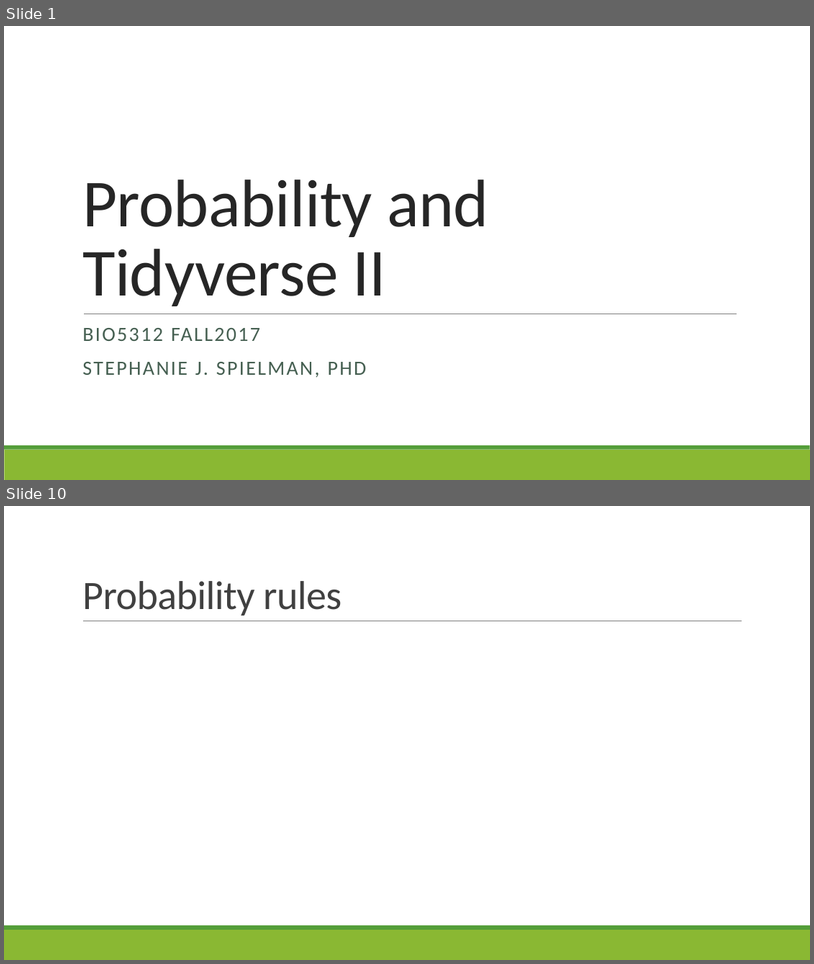
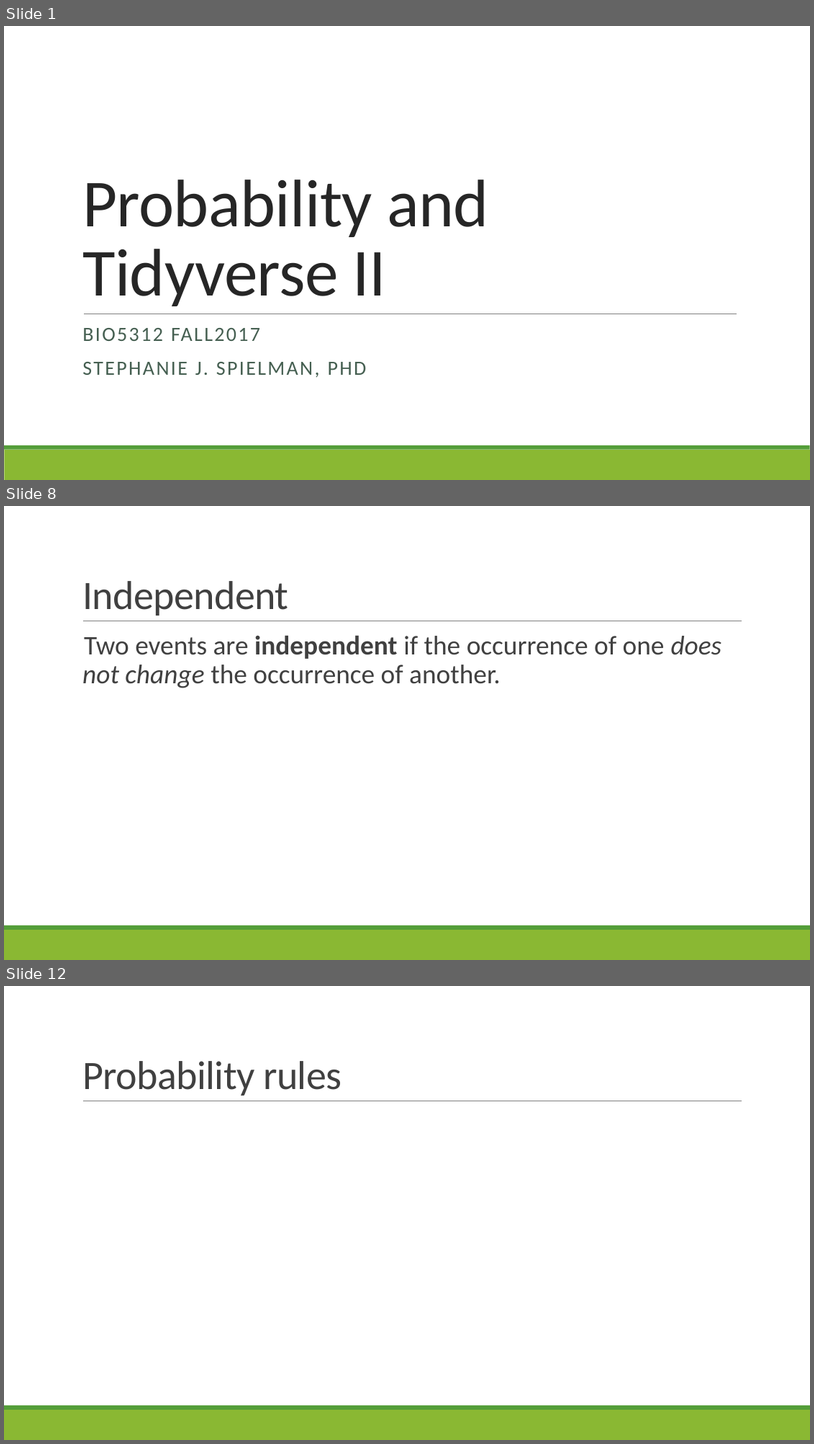
Before and after one commit to sjspielman/bio5312_fall2017, a slide deck: slides/day3_probability_tidyverse2.pptx. Shown one above the other, each under a label of ours: slides 1 and 10 before the commit, slides 1, 8 and 12 after it; the slides between them are not shown. The pictures are 814x964 and 814x1444 pixels, drawn with LibreOffice and Linux fonts; fonts in the diff are those of the drawing; grey boxes stand for pictures. Boxes give left, top, right and bottom in pixels: in the first picture for what was removed or moved away, otherwise in the second. Text is boxed around its words. In the diff, an @@ line names an element or a change of style, - is before the commit and + after.

```diff
--- a/slides/day3_probability_tidyverse2.pptx
+++ b/slides/day3_probability_tidyverse2.pptx
@@ slide 8 added at box(4, 506, 810, 960), background #FFFFFF; not listed: 3 template elements that a slide beside it also shows @@
@@ title added at box(82, 581, 288, 615), 48 pt, text #404040 @@
+Independent
@@ text added at box(82, 636, 723, 688), 32 pt, text #404040 @@
+  Two events are independent if the occurrence of one does not change the occurrence of another.
@@ what was slide 10 is now slide 12 @@
```
Also in this commit, not shown: 16 slides changed, 27 other slides added, 6 slides removed, 8 other files.
